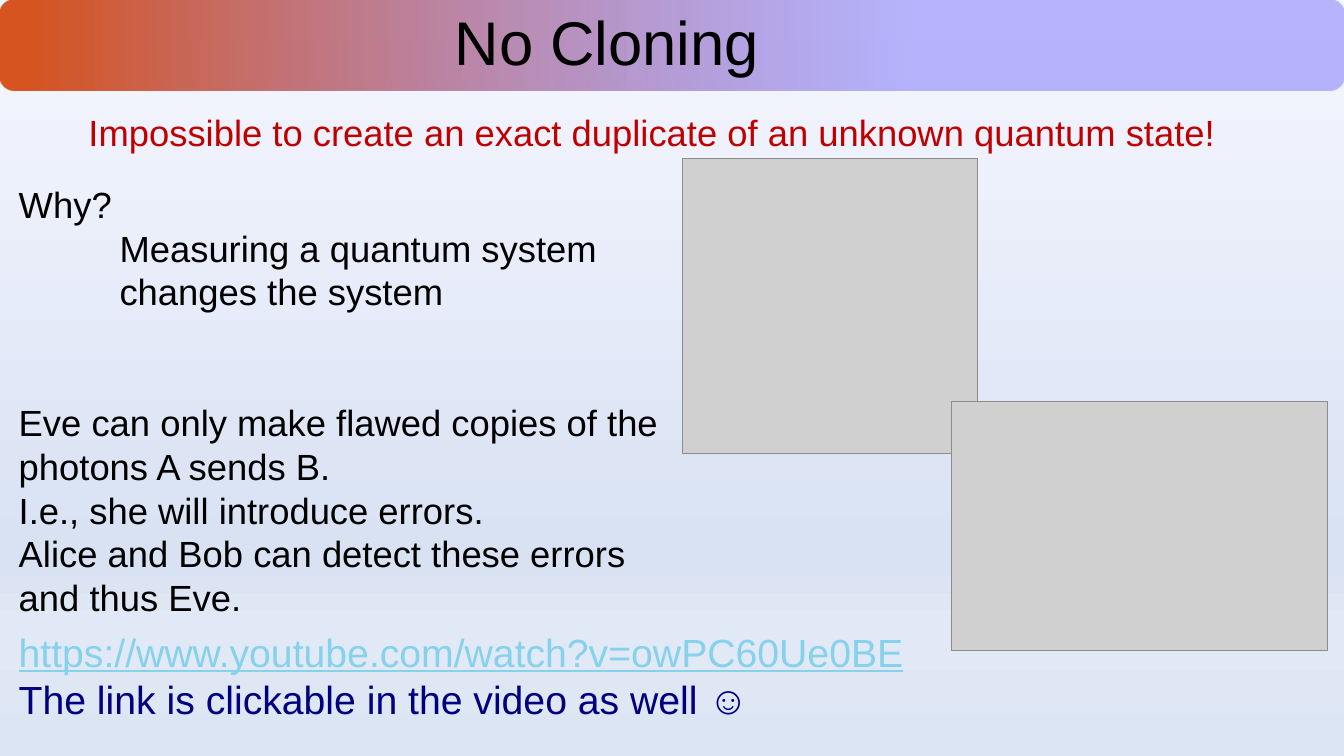
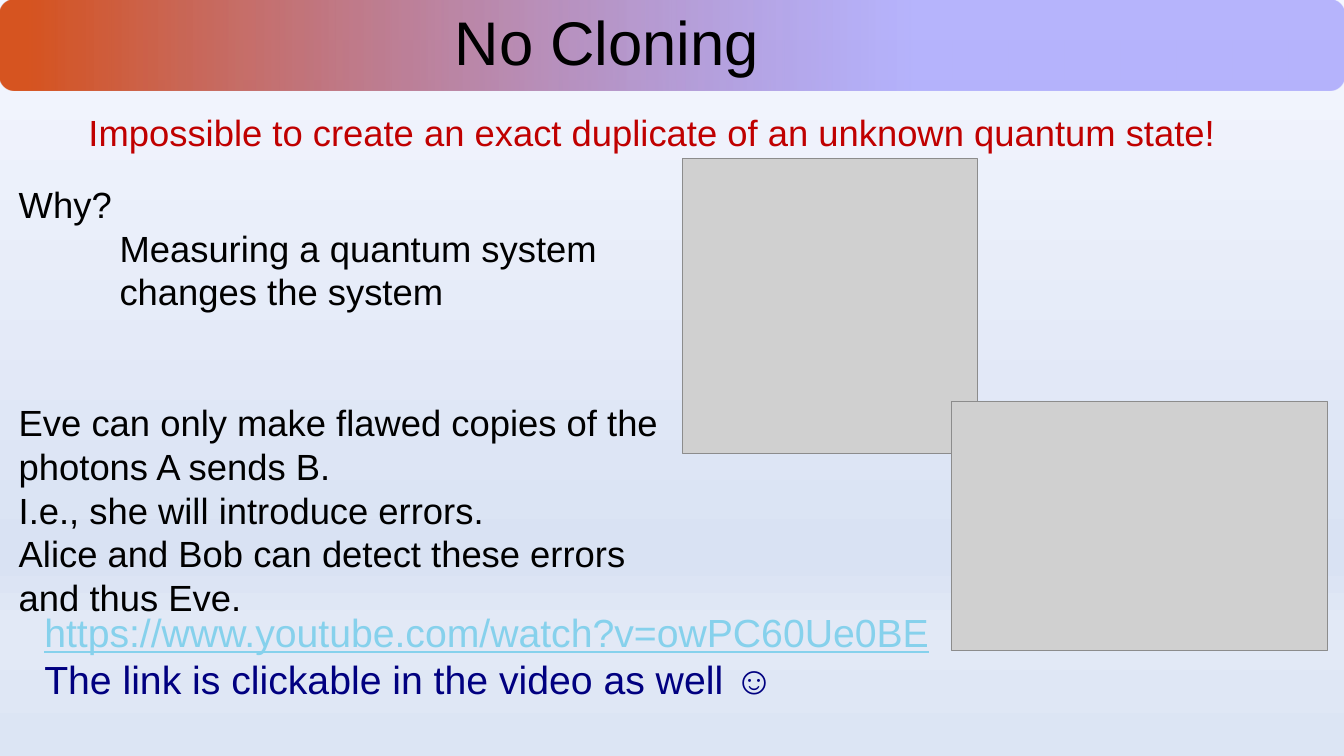
Before and after one commit to guiwecgdiu/UniversityOfBristol, a slide deck: slide 9 of Optical System and Data Network/week16/Week16_Lecture024_ASync_IntroToQuantum.pptx. Drawn at 1344x756 pixels with LibreOffice and Linux fonts; fonts in the diff are those of the drawing; grey boxes stand for pictures. Boxes give left, top, right and bottom in pixels: in the first picture for what was removed or moved away, otherwise in the second. Text is boxed around its words. In the diff, an @@ line names an element or a change of style, - is before the commit and + after.

```diff
--- a/Optical System and Data Network/week16/Week16_Lecture024_ASync_IntroToQuantum.pptx
+++ b/Optical System and Data Network/week16/Week16_Lecture024_ASync_IntroToQuantum.pptx
@@ text "https://www.youtube.com/watch?v=owPC60Ue0BE": place and size @@
-text "https://www.youtube.com/watch?v=owPC60Ue0BE" at <box>19,639,904,715</box>
+text "https://www.youtube.com/watch?v=owPC60Ue0BE" at <box>44,619,929,695</box>
```
Also in this commit, not shown: 1 other slide changed.
